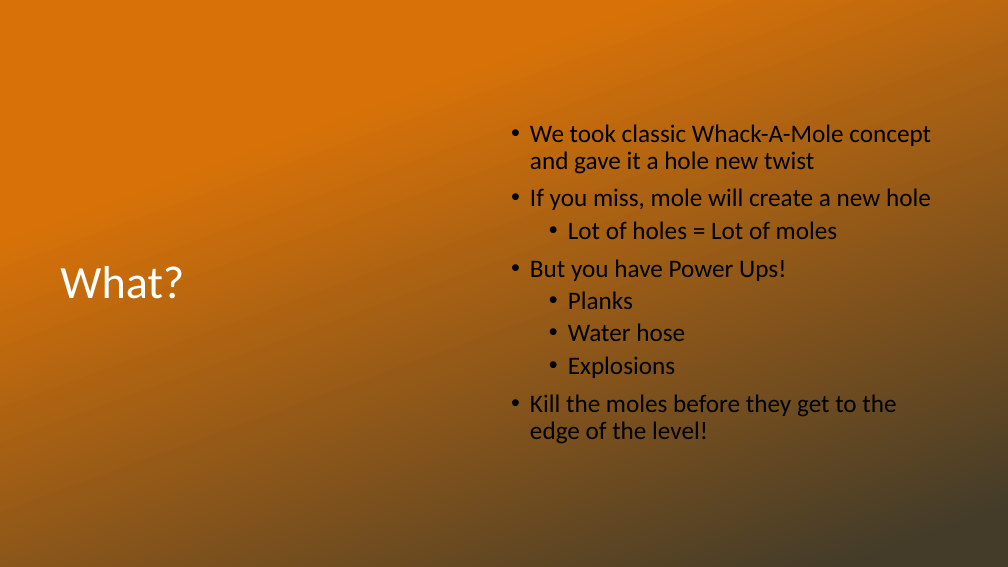
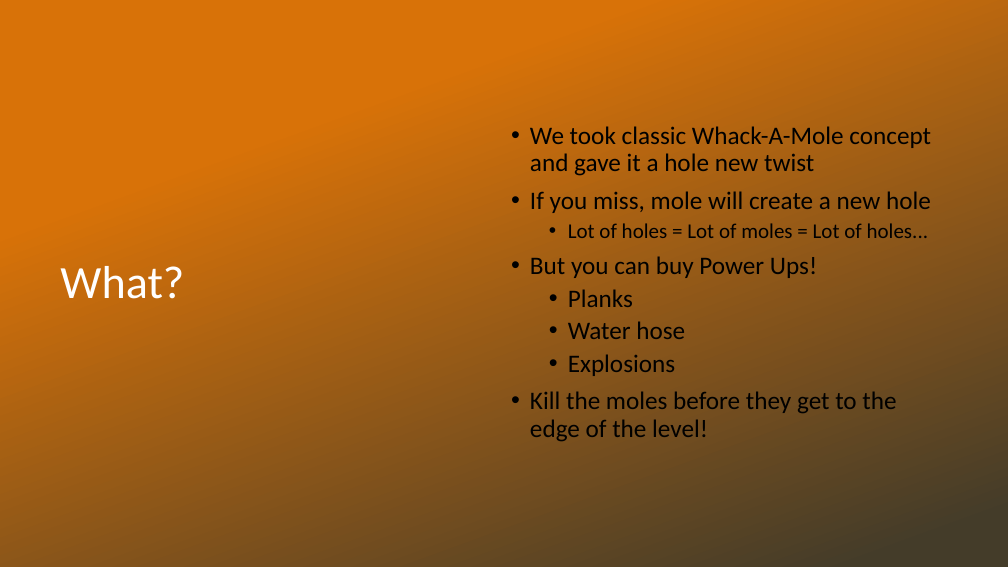
Before and after one commit to L5478/JamDev, a slide deck: slide 3 of Quack-A-Moley.pptx. Drawn at 1008x567 pixels with LibreOffice and Linux fonts; fonts in the diff are those of the drawing; background and template pictures are left out. Boxes give left, top, right and bottom in pixels: in the first picture for what was removed or moved away, otherwise in the second. Text is boxed around its words. In the diff, an @@ line names an element or a change of style, - is before the commit and + after.

```diff
--- a/Quack-A-Moley.pptx
+++ b/Quack-A-Moley.pptx
@@ text at (530,223,929,278): text changed; size 24 to 20 pt @@
-  • Lot of holes = Lot of moles
-• But you have Power Ups!
+  • Lot of holes = Lot of moles = Lot of holes...
+• But you can buy Power Ups!
```
Also in this commit, not shown: 1 slide added, 1 slide removed.
